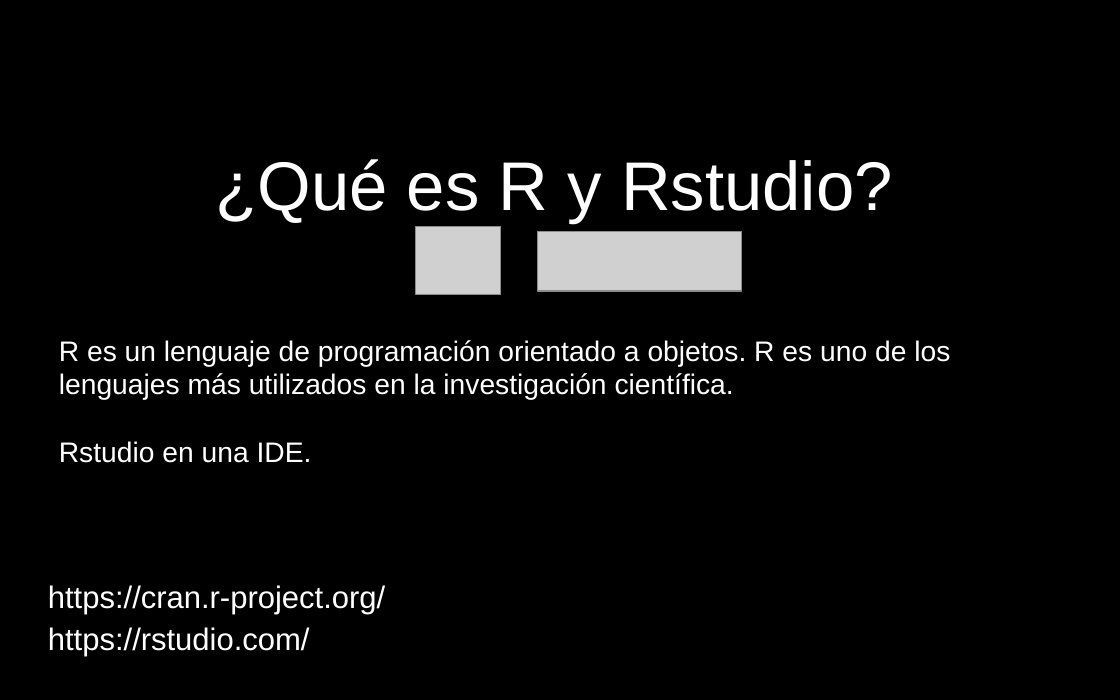
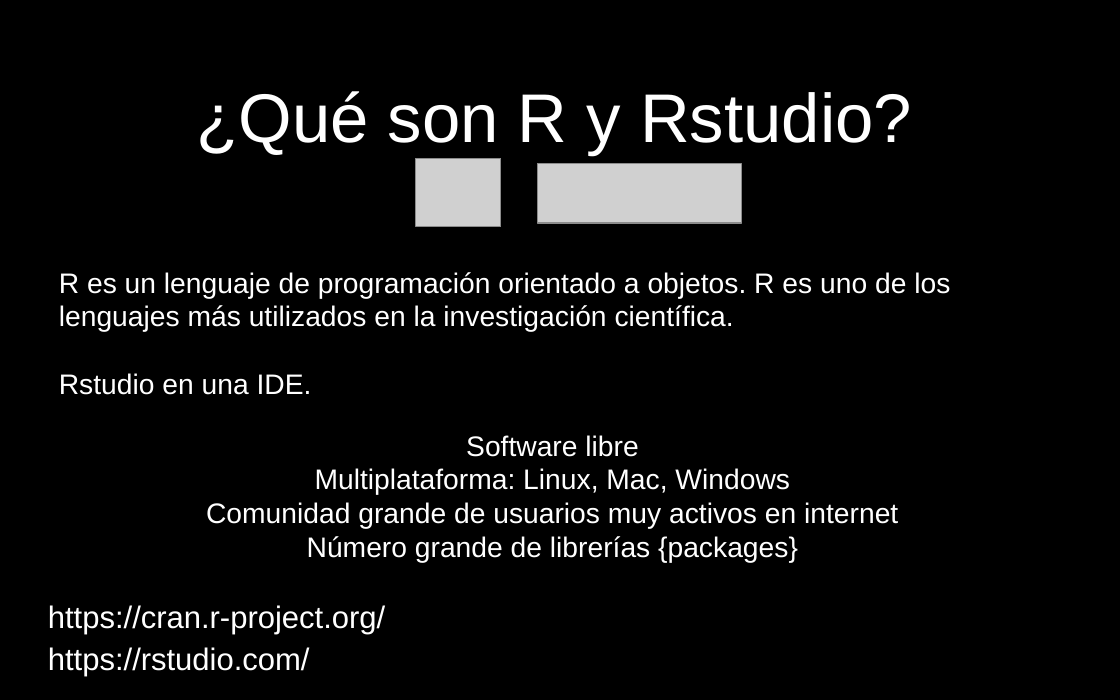
Before and after one commit to lebalcazar/R_IITCA, a slide deck: slide 2 of Presentacion/presentacion_01.odp. Drawn at 1120x700 pixels with LibreOffice and Linux fonts; fonts in the diff are those of the drawing; grey boxes stand for pictures. Boxes give left, top, right and bottom in pixels: in the first picture for what was removed or moved away, otherwise in the second. Text is boxed around its words. In the diff, an @@ line names an element or a change of style, - is before the commit and + after.

```diff
--- a/Presentacion/presentacion_01.odp
+++ b/Presentacion/presentacion_01.odp
@@ title at box(197, 91, 912, 155): text changed @@
-¿Qué es R y Rstudio?
+¿Qué son R y Rstudio?
@@ 2 pictures, 1 title: place and size @@
-2 pictures, 1 title at box(59, 227, 950, 463)
+2 pictures, 1 title at box(59, 159, 950, 395)
@@ title added at box(206, 435, 898, 563), 20 pt, text #FFFFFF @@
+Software libre
+Multiplataforma: Linux, Mac, Windows
+Comunidad grande de usuarios muy activos en internet
+Número grande de librerías {packages}
@@ text "https://cran.r-project.org/": place and size @@
-text "https://cran.r-project.org/" at box(48, 585, 385, 614)
+text "https://cran.r-project.org/" at box(48, 605, 385, 634)
@@ text "https://rstudio.com/": place and size @@
-text "https://rstudio.com/" at box(48, 627, 310, 656)
+text "https://rstudio.com/" at box(48, 647, 310, 676)
```
Also in this commit, not shown: 4 other slides changed, 2 slides added, 2 slides removed, 2 other files.
